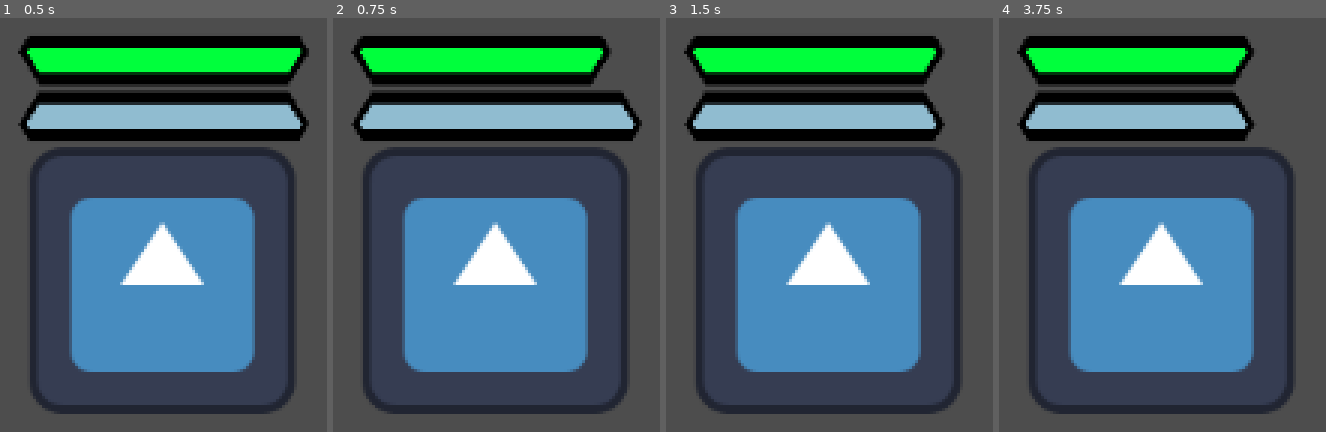
Above: before the commit, frames 1-4 (left to right).
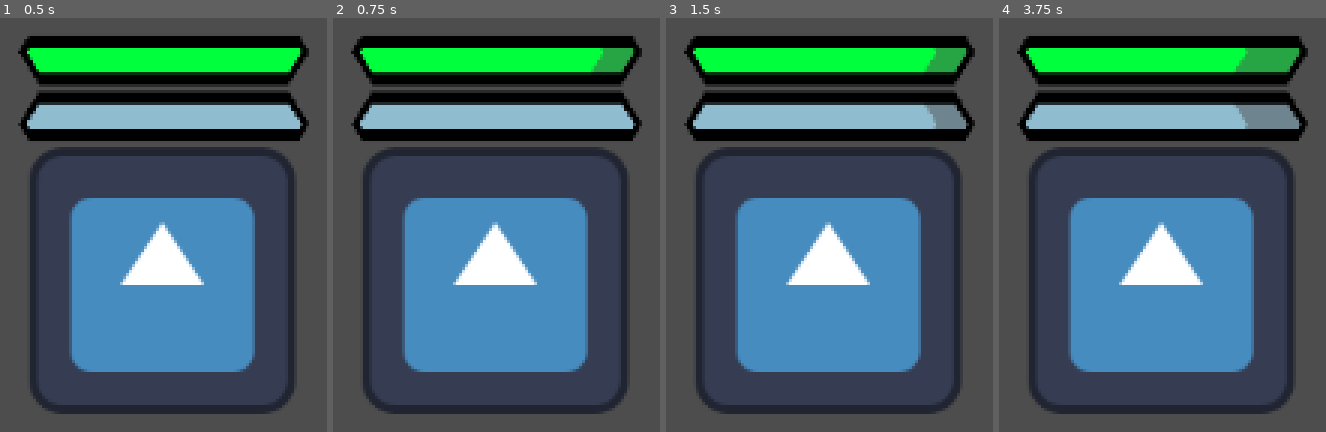
Above: after the commit, the same moments.

Repository: IrsyadNafie/GitExercise-G022
Game: Godot game, scene res://control.tscn
Two runs of this game, one before a commit and one after it. Both use one fixed random seed, a clock stepped at 60 frames per second and the inputs below. The engine's default icon, where the game draws it, is replaced by a stand-in: a white triangle on a blue panel in a dark square.
Inputs:
- Up to frame 1 (0.5 s): no input
- Up to frame 2 (0.75 s): tap Enter at 0.5 s; hold Up (ui_up) from 0.53 s (still down)
- Up to frame 3 (1.5 s): tap Space at 1.25 s; release Up (ui_up) at 1.28 s; hold Down (ui_down) from 1.28 s (still down)
- Up to frame 4 (3.75 s): tap Enter at 2, 3.5 s; release Down (ui_down) at 2.03 s; hold Up (ui_up) 2.03-3.53 s; tap Space at 2.75 s; hold Down (ui_down) from 3.53 s (still down)

Frame 1 is identical in both runs. In frame 2, 1.3% of the frame differs, in the area x 78-95%, y 4-17%; in frame 3, 2.7%; in frame 4, 4.4%, in the area x 71-95%, y 4-30%.

Commit message:
HP/SP Bar

Diff:
--- a/control.tscn
+++ b/control.tscn
@@ -4,10 +4,7 @@
 [ext_resource type="Script" uid="uid://3m6e7iskiw8v" path="res://control.gd" id="2_62e2m"]
 
 [sub_resource type="StyleBoxFlat" id="StyleBoxFlat_ee4bf"]
-bg_color = Color(0.6, 0.6, 0.6, 0)
-
-[sub_resource type="StyleBoxFlat" id="StyleBoxFlat_qtu10"]
-bg_color = Color(0, 1, 0.23529412, 1)
+bg_color = Color(0, 1, 0.23529412, 0.49411765)
 border_width_left = 1
 border_width_top = 1
 border_width_right = 1
@@ -20,16 +17,41 @@
 corner_detail = 1
 anti_aliasing = false
 
+[sub_resource type="StyleBoxFlat" id="StyleBoxFlat_qtu10"]
+bg_color = Color(0, 1, 0.23529412, 1)
+border_width_left = 1
+border_width_top = 1
+border_width_right = 1
+border_width_bottom = 1
+border_color = Color(0, 0, 0, 0)
+corner_radius_top_left = 3
+corner_radius_top_right = 3
+corner_radius_bottom_right = 6
+corner_radius_bottom_left = 6
+corner_detail = 1
+anti_aliasing = false
+
 [sub_resource type="StyleBoxFlat" id="StyleBoxFlat_kbped"]
-bg_color = Color(0.6, 0.6, 0.6, 0)
-
-[sub_resource type="StyleBoxFlat" id="StyleBoxFlat_62e2m"]
-bg_color = Color(0.5662547, 0.7385063, 0.8171331, 1)
+bg_color = Color(0.5647059, 0.7372549, 0.8156863, 0.5019608)
 border_width_left = 1
 border_width_top = 1
 border_width_right = 1
 border_width_bottom = 1
 border_color = Color(0, 0, 0, 1)
+corner_radius_top_left = 6
+corner_radius_top_right = 6
+corner_radius_bottom_right = 3
+corner_radius_bottom_left = 3
+corner_detail = 1
+anti_aliasing = false
+
+[sub_resource type="StyleBoxFlat" id="StyleBoxFlat_62e2m"]
+bg_color = Color(0.5647059, 0.7372549, 0.8156863, 1)
+border_width_left = 1
+border_width_top = 1
+border_width_right = 1
+border_width_bottom = 1
+border_color = Color(0, 0, 0, 0)
 corner_radius_top_left = 6
 corner_radius_top_right = 6
 corner_radius_bottom_right = 3
